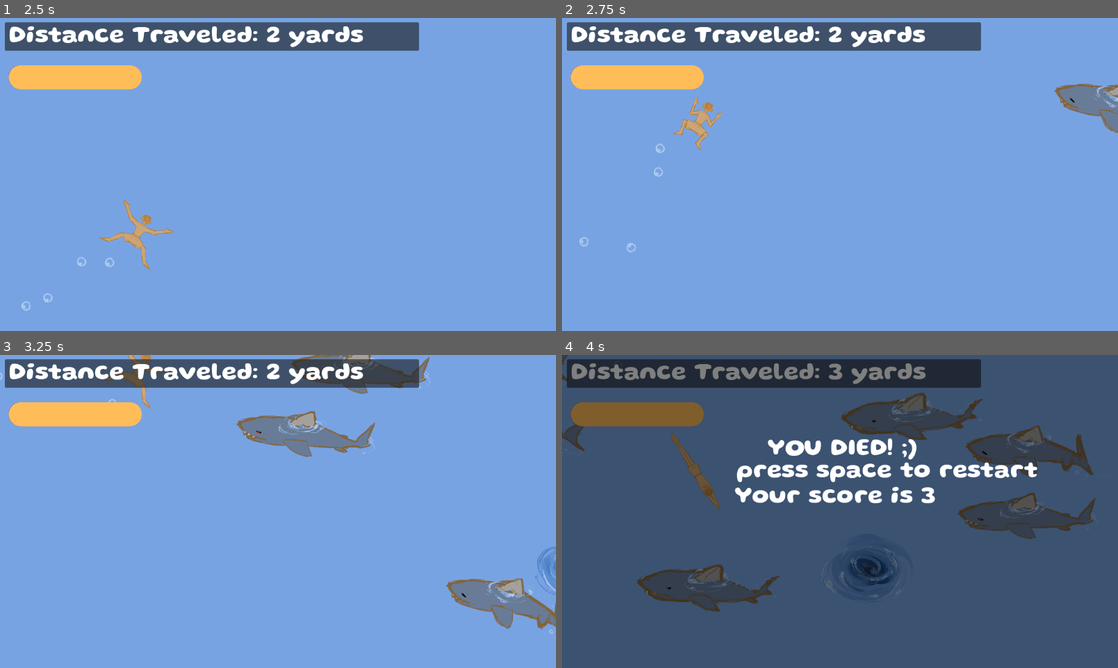
Above: before the commit, frames 1-4 (two rows, left to right).
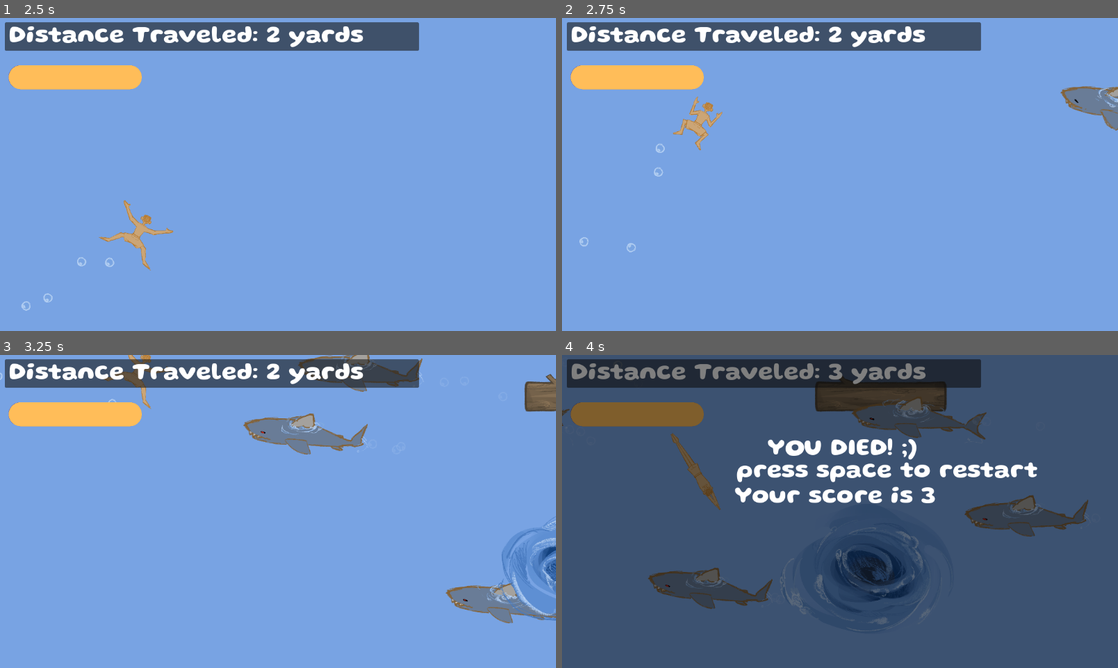
Above: after the commit, the same moments.

Repository: sophieTheProgrammer/microjam-island-61
Game: Godot game, scene res://scenes/game.tscn
Two runs of this game, one before a commit and one after it. Both use one fixed random seed, a clock stepped at 60 frames per second and the inputs below. Sound files missing from this copy of the repository are replaced by a short silence.
Inputs (mouse positions are in pixels of both pictures, inside the frame that each line leads up to):
- Up to frame 1 (2.5 s): tap Enter (ui_accept) at 0.5, 0.77, 1.52 s; move the mouse to (400, 158) at 0.52 s; hold Up (up) 0.53-1.28 s; click (400, 158) at 0.6 s; move the mouse to (166, 190) at 1.27 s; hold Down (down) 1.28-2.03 s; click (166, 190) at 1.35 s; move the mouse to (333, 105) at 2.02 s; hold Up (up) from 2.03 s (still down); click (333, 105) at 2.1 s
- Up to frame 2 (2.75 s): keep holding Up (up)
- Up to frame 3 (3.25 s): keep holding Up (up); move the mouse to (250, 574) at 2.77 s; click (250, 574) at 2.85 s; tap Enter (ui_accept) at 3.02 s
- Up to frame 4 (4 s): move the mouse to (1006, 558) at 3.52 s; release Up (up) at 3.53 s; hold Down (down) from 3.53 s (still down); click (1006, 558) at 3.6 s; tap Enter (ui_accept) at 3.77 s

Frame 1 is identical in both runs. In frame 2, 0.5% of the frame differs, in the area x 88-100%, y 20-37%; in frame 3, 4.3%; in frame 4, 7.5%, in the area x 0-96%, y 0-84%.

Commit message:
VISUAL CHANGES!!!!

Diff:
--- a/scenes/shark.tscn
+++ b/scenes/shark.tscn
@@ -6,6 +6,7 @@
 [ext_resource type="PackedScene" uid="uid://b3jdkt7w7260b" path="res://scenes/death.tscn" id="3_po4rd"]
 [ext_resource type="Texture2D" uid="uid://661uppgawuat" path="res://art/shark/3.png" id="4_kbhwa"]
 [ext_resource type="Texture2D" uid="uid://b2esr5mt7jxxv" path="res://art/shark/4.png" id="5_q38ne"]
+[ext_resource type="Texture2D" uid="uid://7dgjbe0d2rh" path="res://art/IMG_3325.png" id="7_gx357"]
 
 [sub_resource type="SpriteFrames" id="SpriteFrames_inbs7"]
 animations = [{
@@ -22,7 +23,7 @@
 "duration": 1.0,
 "texture": ExtResource("5_q38ne")
 }],
-"loop": 1,
+"loop": 2,
 "name": &"default",
 "speed": 4.0
 }]
@@ -36,11 +37,13 @@
 script = ExtResource("1_v5iaq")
 
 [node name="AnimatedSprite2D" type="AnimatedSprite2D" parent="." unique_id=1202323751]
+position = Vector2(-1.9073486e-06, -3.3333359)
 rotation = -1.5707964
-scale = Vector2(-1, 1)
+scale = Vector2(-0.9000115, 0.9000115)
 sprite_frames = SubResource("SpriteFrames_inbs7")
 autoplay = "default"
-frame_progress = 0.4686755
+frame = 3
+frame_progress = 1.0
 flip_v = true
 
 [node name="Death" parent="AnimatedSprite2D" unique_id=191725155 instance=ExtResource("3_po4rd")]
@@ -48,3 +51,24 @@
 [node name="CollisionShape2D" type="CollisionShape2D" parent="AnimatedSprite2D/Death" unique_id=114000227]
 rotation = 1.5707964
 shape = SubResource("CapsuleShape2D_po4rd")
+
+[node name="CPUParticles2D" type="CPUParticles2D" parent="." unique_id=575168277]
+modulate = Color(1, 1, 1, 0.20784314)
+position = Vector2(19.999996, 390)
+amount = 3
+texture = ExtResource("7_gx357")
+lifetime = 0.5
+speed_scale = 1.5
+randomness = 0.42
+lifetime_randomness = 0.5
+emission_shape = 3
+emission_rect_extents = Vector2(1, 50)
+direction = Vector2(-1, 0)
+spread = 81.0
+gravity = Vector2(500, 0)
+initial_velocity_min = 132.82
+initial_velocity_max = 351.48
+angular_velocity_min = -406.34
+angular_velocity_max = 299.41
+scale_amount_min = 0.2
+scale_amount_max = 0.2
--- a/scenes/whirlpool.tscn
+++ b/scenes/whirlpool.tscn
@@ -19,14 +19,14 @@
 }]
 
 [sub_resource type="CapsuleShape2D" id="CapsuleShape2D_kxrhw"]
-radius = 28.004036
-height = 77.92195
+radius = 85.96866
+height = 209.99681
 
 [node name="whirlpool" type="Node2D" unique_id=1129214498]
 
 [node name="AnimatedSprite2D" type="AnimatedSprite2D" parent="." unique_id=1771988059]
-position = Vector2(1, 0)
-scale = Vector2(0.1329477, 0.13294768)
+position = Vector2(-1.9073486e-06, 1)
+scale = Vector2(0.24931958, 0.24931957)
 sprite_frames = SubResource("SpriteFrames_8butw")
 autoplay = "default"
 frame_progress = 0.5345303
@@ -34,6 +34,6 @@
 [node name="Death" parent="." unique_id=191725155 instance=ExtResource("3_u2urf")]
 
 [node name="CollisionShape2D" type="CollisionShape2D" parent="Death" unique_id=2139440394]
-position = Vector2(-2.2888184e-05, -1.0000038)
+position = Vector2(2.401066e-10, 1.0000002)
 rotation = 1.5722843
 shape = SubResource("CapsuleShape2D_kxrhw")
--- a/scripts/chunk.gd
+++ b/scripts/chunk.gd
@@ -4,8 +4,8 @@
 var SHARK = preload("res://scenes/shark.tscn")
 
 var LOG = preload("res://scenes/log.tscn")
-var sharks_to_spawn = randi() % 5 + 1
-var whirlpools_to_spawn = randi() % 3 + 1
+var sharks_to_spawn = randi() % 3 + 2
+var whirlpools_to_spawn = 1
 var logs_to_spawn = randi() % 3
 var obstacle_spawn = [sharks_to_spawn, whirlpools_to_spawn, logs_to_spawn]
 func _ready() -> void:
